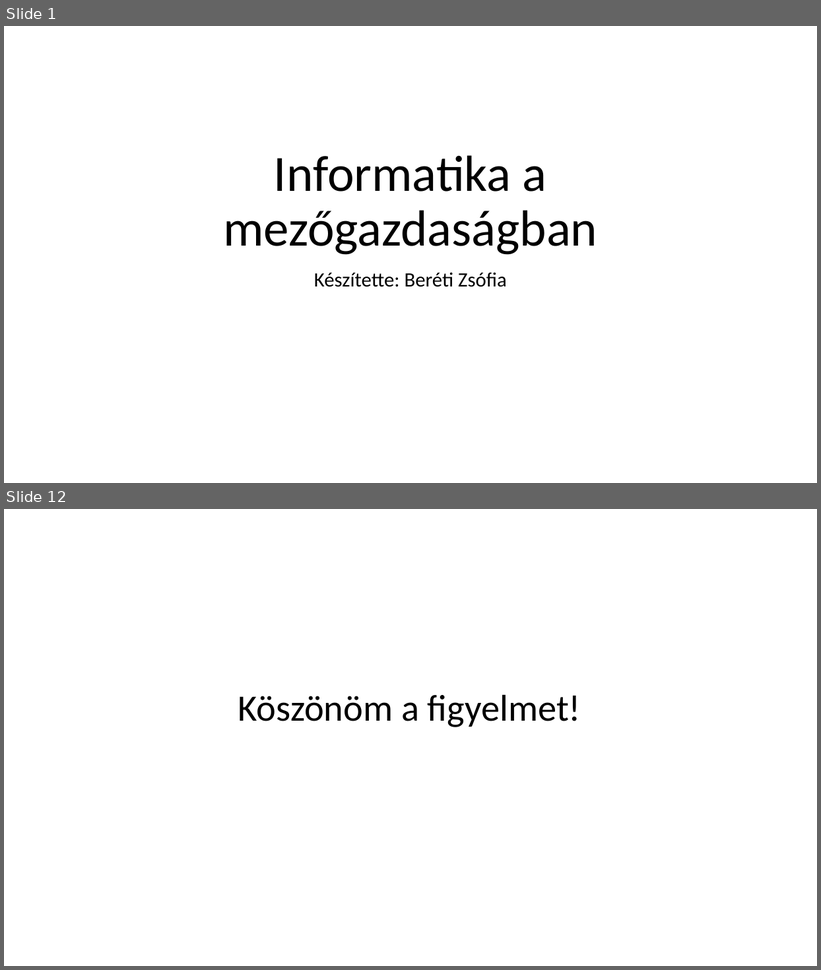
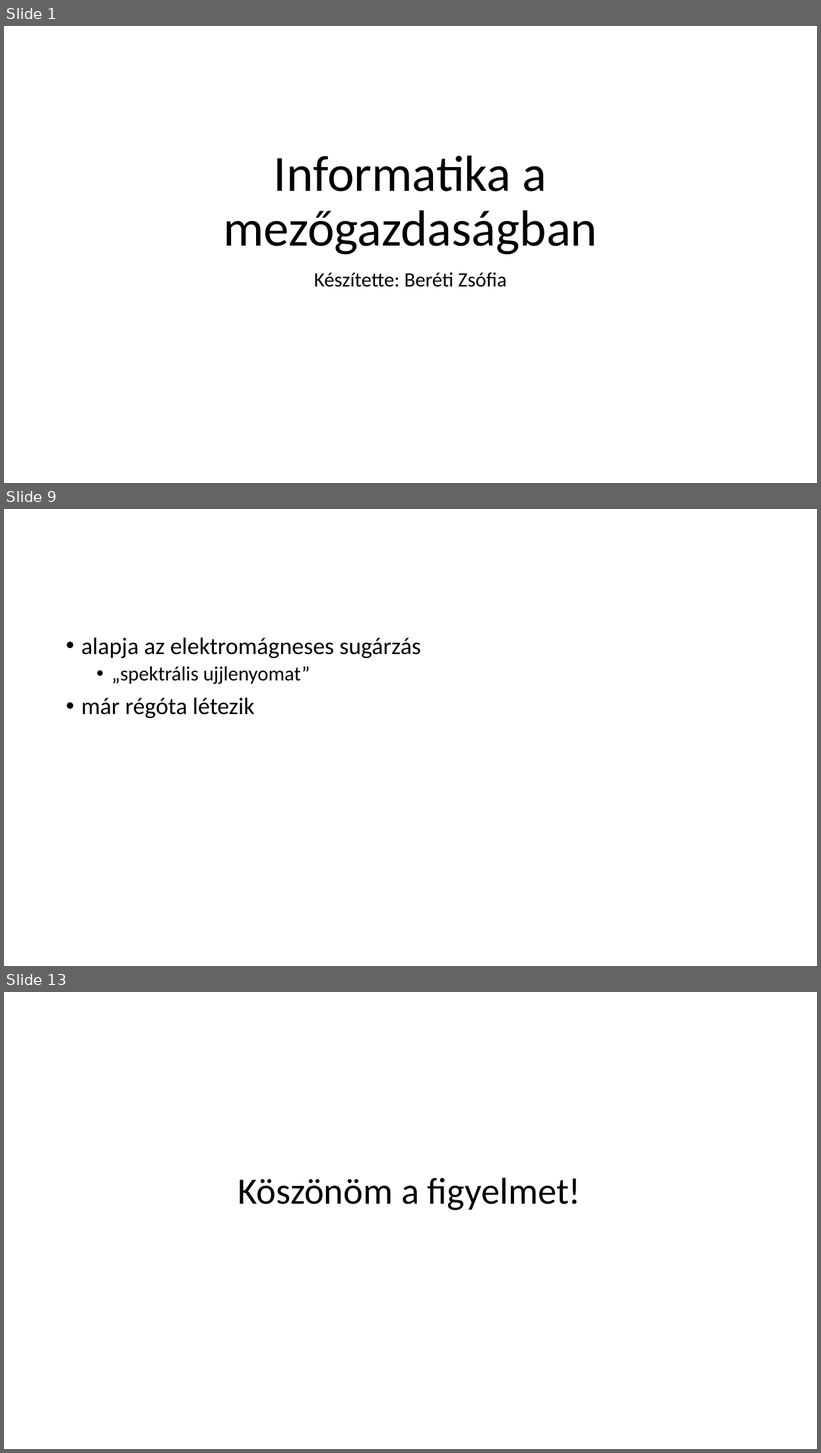
Before and after one commit to dzsofri/paprika, a slide deck: Informatika a mezőgazdaságban.pptx. Shown one above the other, each under a label of ours: slides 1 and 12 before the commit, slides 1, 9 and 13 after it; the slides between them are not shown. The pictures are 821x970 and 821x1453 pixels, drawn with LibreOffice and Linux fonts; fonts in the diff are those of the drawing. Boxes give left, top, right and bottom in pixels: in the first picture for what was removed or moved away, otherwise in the second. Text is boxed around its words. In the diff, an @@ line names an element or a change of style, - is before the commit and + after.

```diff
--- a/Informatika a mezőgazdaságban.pptx
+++ b/Informatika a mezőgazdaságban.pptx
@@ slide 9 added at [4,509,817,966], background #FFFFFF @@
@@ text added at [81,638,421,718], 28 pt, text #000000 @@
+• alapja az elektromágneses sugárzás
+  • „spektrális ujjlenyomat”
+• már régóta létezik
@@ what was slide 12 is now slide 13 @@
```
Also in this commit, not shown: 4 slides changed, 6 other slides added, 6 slides removed.
